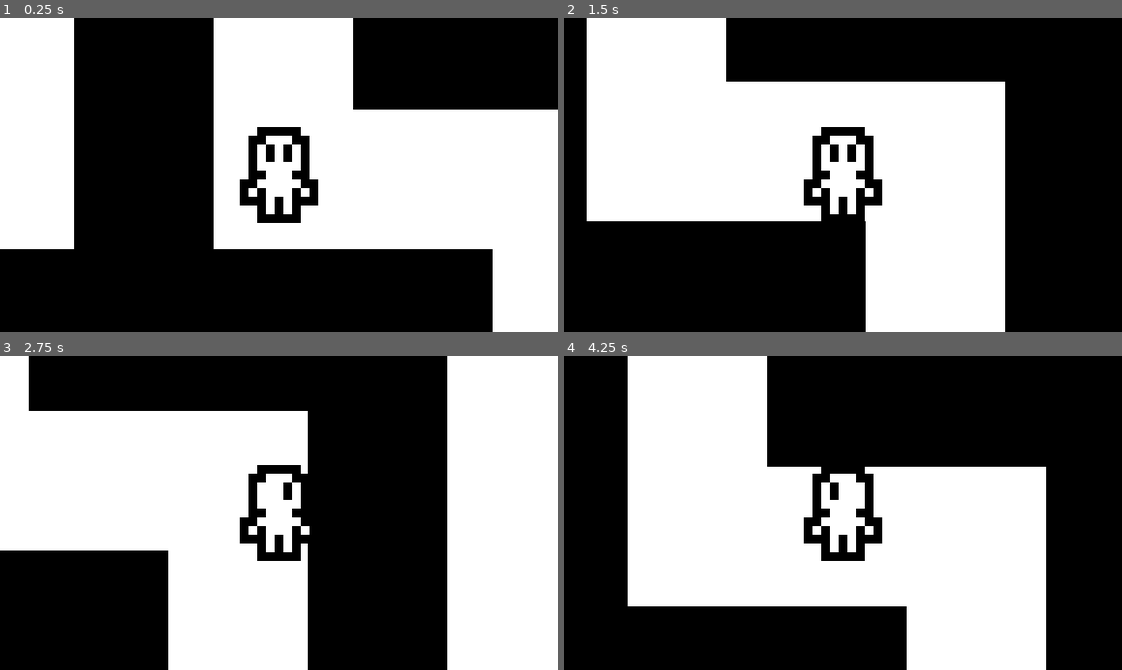
Above: before the commit, frames 1-4 (two rows, left to right).
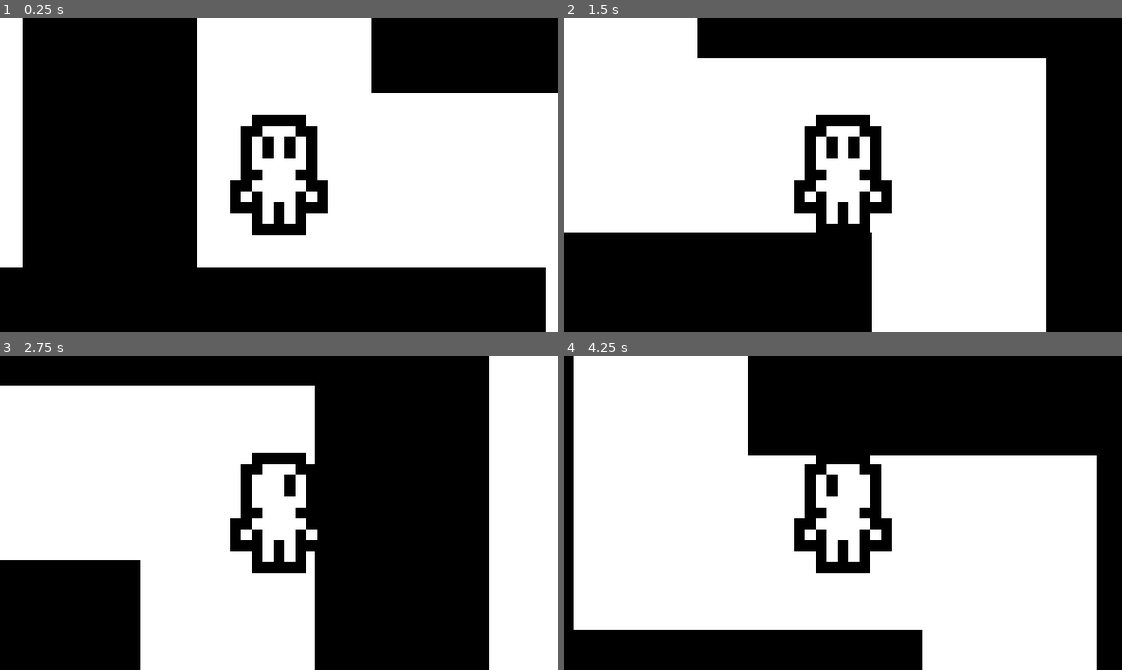
Above: after the commit, the same moments.

Repository: CasBogart/MINOTAUR
Game: Godot game, scene res://src/labyrinth.tscn
Same seed, same stepped clock (60 frames per second), same inputs: the game is played once before the commit and once after it. The project has no main scene, so this scene is started directly.
Inputs:
- Up to frame 1 (0.25 s): no input
- Up to frame 2 (1.5 s): tap Enter at 0.5 s; hold D (move_right) 0.53-1.28 s; hold Shift (run) 0.53-1.28 s; hold S (move_down) from 1.28 s (still down); tap Shift (run) at 1.35 s
- Up to frame 3 (2.75 s): release S (move_down) at 2.03 s; hold D (move_right) from 2.03 s (still down); hold Shift (run) from 2.03 s (still down)
- Up to frame 4 (4.25 s): release D (move_right) at 2.78 s; release Shift (run) at 2.78 s; hold W (move_up) 2.78-3.53 s; tap Shift (run) at 2.85 s; hold A (move_left) from 3.53 s (still down); hold Shift (run) from 3.53 s (still down)

The runs differ from the first frame. In frame 1, 20% of the frame differs, in the area x 0-100%, y 0-100%; in frame 2, 18%; in frame 3, 18%; in frame 4, 24%, in the area x 1-96%, y 0-100%.

Commit message:
mino nav update

Diff:
--- a/common/aster/aster.tscn
+++ b/common/aster/aster.tscn
@@ -114,7 +114,7 @@
 }]
 
 [node name="Aster" type="CharacterBody2D" unique_id=1215084856 groups=["minotarget"]]
-collision_mask = 4
+collision_mask = 260
 script = ExtResource("1_lwfef")
 
 [node name="CollisionShape2D" type="CollisionShape2D" parent="." unique_id=645203980]
@@ -126,7 +126,7 @@
 animation = &"walkside"
 
 [node name="Camera2D" type="Camera2D" parent="." unique_id=930273896]
-zoom = Vector2(10, 10)
+zoom = Vector2(12.5, 12.5)
 
 [node name="StateMachine" type="Node" parent="." unique_id=350882783 node_paths=PackedStringArray("INITIAL_STATE")]
 script = ExtResource("3_vr4qn")
--- a/common/minotaur/minotaur.gd
+++ b/common/minotaur/minotaur.gd
@@ -3,7 +3,11 @@
 # tutorial for navagents by MostlyMadProductions on YT
 
 @onready var nav_agent: NavigationAgent2D = $NavigationAgent2D
+@onready var raycast: RayCast2D = $RayCast2D
+@onready var search_area: Area2D = $SearchArea
 @onready var state_machine: StateMachine = $StateMachine
+
+var current_raycast_collider
 
 func _ready() -> void:
 	state_machine.init(self)
@@ -13,7 +17,15 @@
 
 func _physics_process(delta: float) -> void:
 	state_machine.process_physics(delta)
+	raycast.target_position = (get_tree().get_first_node_in_group("minotarget").position - self.position)
 	move_and_slide()
 
 func _unhandled_input(event: InputEvent) -> void:
 	state_machine.process_input(event)
+
+func _on_search_area_body_entered(_body: Node2D) -> void:
+	if current_raycast_collider is CharacterBody2D:
+		state_machine.change_state($StateMachine/MinoPursue)
+
+func _on_search_timer_timeout() -> void:
+	current_raycast_collider = raycast.get_collider()
--- a/common/minotaur/minotaur.tscn
+++ b/common/minotaur/minotaur.tscn
@@ -8,13 +8,20 @@
 [ext_resource type="Script" uid="uid://cnvnurxgq8nva" path="res://src/statemachine/minotaur2dstate/minoIdle.gd" id="6_s5gt7"]
 
 [sub_resource type="CapsuleShape2D" id="CapsuleShape2D_xgclo"]
-radius = 3.0
-height = 10.0
+radius = 2.5
+height = 8.0
+
+[sub_resource type="CircleShape2D" id="CircleShape2D_s5gt7"]
+radius = 100.0
 
 [node name="Minotaur" type="CharacterBody2D" unique_id=1049601149]
 collision_layer = 8
 collision_mask = 4
 script = ExtResource("1_xgclo")
+
+[node name="RayCast2D" type="RayCast2D" parent="." unique_id=2090103758]
+target_position = Vector2(50, 0)
+collision_mask = 5
 
 [node name="CollisionShape2D" type="CollisionShape2D" parent="." unique_id=855484312]
 shape = SubResource("CapsuleShape2D_xgclo")
@@ -63,3 +70,17 @@
 
 [node name="IdleTimer" type="Timer" parent="StateMachine" unique_id=2094506934]
 one_shot = true
+
+[node name="SearchArea" type="Area2D" parent="." unique_id=434927290]
+collision_layer = 256
+
+[node name="CollisionShape2D" type="CollisionShape2D" parent="SearchArea" unique_id=447216319]
+shape = SubResource("CircleShape2D_s5gt7")
+
+[node name="SearchTimer" type="Timer" parent="." unique_id=1823164979]
+wait_time = 0.2
+autostart = true
+
+[connection signal="body_entered" from="SearchArea" to="." method="_on_search_area_body_entered"]
+[connection signal="body_exited" from="SearchArea" to="." method="_on_search_area_body_exited"]
+[connection signal="timeout" from="SearchTimer" to="." method="_on_search_timer_timeout"]
--- a/global/flags.gd
+++ b/global/flags.gd
@@ -1 +1,4 @@
 extends Node
+
+func _ready():
+	Input.set_mouse_mode(Input.MOUSE_MODE_CONFINED)
--- a/global/signalbus.gd
+++ b/global/signalbus.gd
@@ -1 +1,4 @@
 extends Node
+
+signal player_running()
+signal search_area_entered()
--- a/project.godot
+++ b/project.godot
@@ -17,6 +17,7 @@
 [autoload]
 
 SignalBus="*uid://dlq7ikf60ys2k"
+Flags="*uid://d2d3vsw2y1fus"
 
 [debug]
 
@@ -27,6 +28,8 @@
 window/size/viewport_width=640
 window/size/viewport_height=360
 window/size/mode=3
+mouse_cursor/custom_image="uid://voguh1isc7m2"
+mouse_cursor/custom_image_hotspot=Vector2(37, 57)
 
 [global_group]
 
@@ -68,6 +71,7 @@
 2d_navigation/layer_3="maze"
 2d_physics/layer_4="minotaur"
 2d_navigation/layer_4="walls"
+2d_physics/layer_9="bullshit"
 
 [physics]
 
--- /dev/null
+++ b/src/statemachine/minotaur2dstate/minoFollow.gd
@@ -0,0 +1 @@
+class_name MinoFollow extends State
--- a/src/statemachine/minotaur2dstate/minoPursue.gd
+++ b/src/statemachine/minotaur2dstate/minoPursue.gd
@@ -20,9 +20,6 @@
 		var nav_point_direction = parent.to_local(parent.nav_agent.get_next_path_position()).normalized()
 		parent.velocity = nav_point_direction * run_speed * delta
 
-	if parent.nav_agent.path_return_max_radius < parent.to_local(parent.nav_agent.get_path_length()).normalized():
-		return SearchState
-
 	if pursueTimer.timeout:
 		parent.nav_agent.target_position = get_tree().get_first_node_in_group("minotarget").position
 
--- a/src/statemachine/minotaur2dstate/minoSearch.gd
+++ b/src/statemachine/minotaur2dstate/minoSearch.gd
@@ -7,8 +7,8 @@
 
 func enter():
 	parent.nav_agent.target_position = get_tree().get_first_node_in_group("minotarget").position
-	parent.nav_agent.target_position.x += randi_range(-30, 30)
-	parent.nav_agent.target_position.y += randi_range(-30, 30)
+	parent.nav_agent.target_position.x += randi_range(-20, 20)
+	parent.nav_agent.target_position.y += randi_range(-20, 20)
 
 func exit():
 	pass
--- a/src/statemachine/stateMachine.gd
+++ b/src/statemachine/stateMachine.gd
@@ -46,7 +46,6 @@
 		change_state(new_state)
 
 func change_state(new_state: State):
-
 	# Exits current state
 
 	if current_state:
Binary file added: common/ui/lantern.png
Not shown, added: common/ui/lantern.png.import
Not shown, added: src/statemachine/minotaur2dstate/minoFollow.gd.uid
Not shown, changed: README.md
